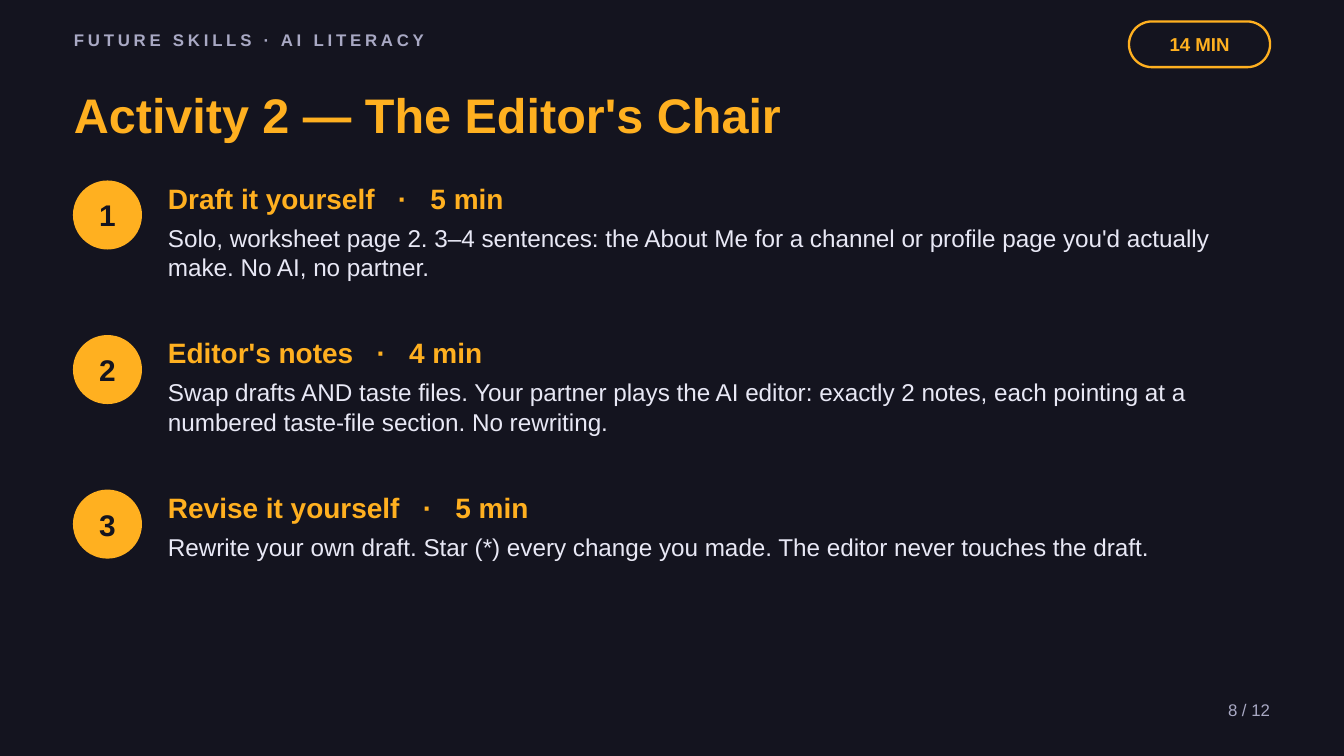
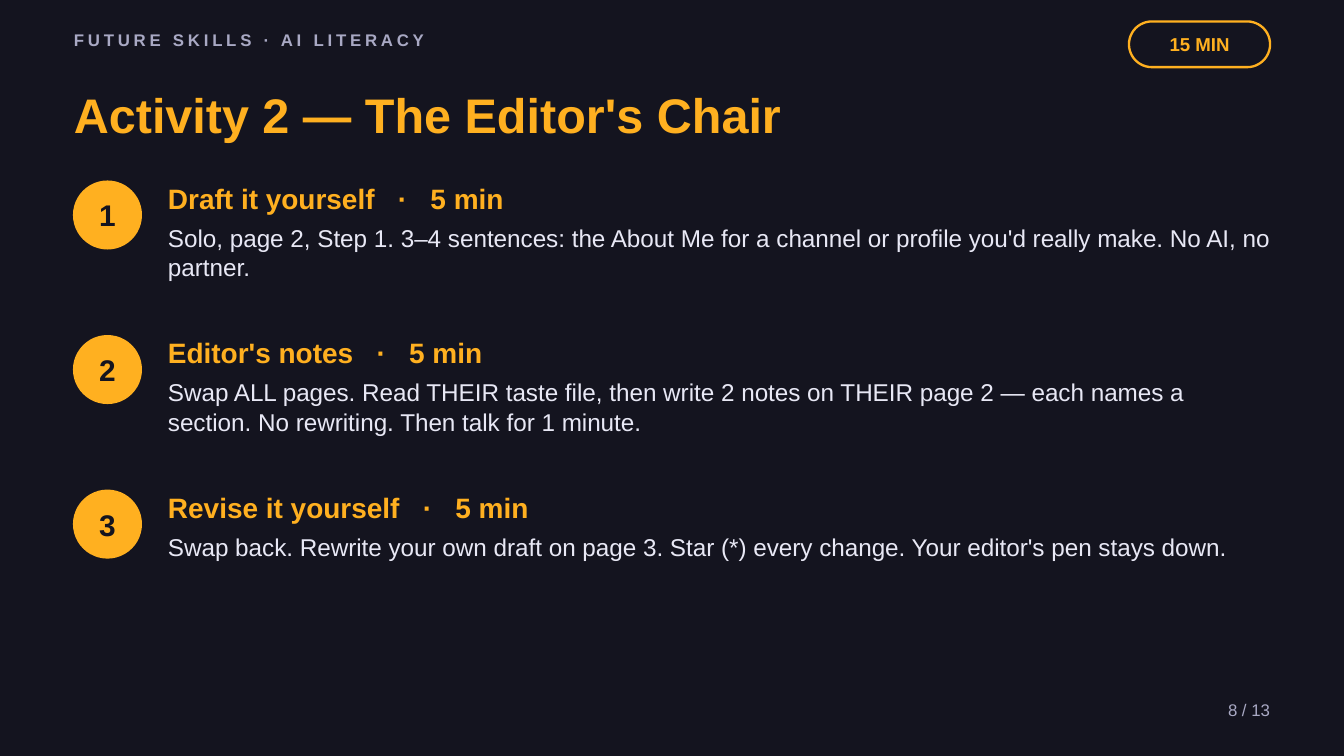
Before and after one commit to phiunit/tptphi, a slide deck: slide 8 of products/ai-taste-file/dist/Teach AI Your Taste - Slides.pptx. Drawn at 1344x756 pixels with LibreOffice and Linux fonts; fonts in the diff are those of the drawing. Boxes give left, top, right and bottom in pixels: in the first picture for what was removed or moved away, otherwise in the second. Text is boxed around its words. In the diff, an @@ line names an element or a change of style, - is before the commit and + after.

```diff
--- a/products/ai-taste-file/dist/Teach AI Your Taste - Slides.pptx
+++ b/products/ai-taste-file/dist/Teach AI Your Taste - Slides.pptx
@@ text at (x1=1170, y1=38, x2=1229, y2=51): text changed @@
-14 MIN
+15 MIN
@@ text at (x1=168, y1=229, x2=1270, y2=281): text changed @@
-Solo, worksheet page 2. 3–4 sentences: the About Me for a channel or profile page you'd actually make. No AI, no partner.
+Solo, page 2, Step 1. 3–4 sentences: the About Me for a channel or profile you'd really make. No AI, no partner.
@@ text at (x1=168, y1=342, x2=482, y2=364): text changed @@
-Editor's notes · 4 min
+Editor's notes · 5 min
@@ text at (x1=168, y1=383, x2=1184, y2=436): text changed @@
-Swap drafts AND taste files. Your partner plays the AI editor: exactly 2 notes, each pointing at a numbered taste-file section. No rewriting.
+Swap ALL pages. Read THEIR taste file, then write 2 notes on THEIR page 2 — each names a section. No rewriting. Then talk for 1 minute.
@@ text at (x1=168, y1=538, x2=1227, y2=561): text changed @@
-Rewrite your own draft. Star (*) every change you made. The editor never touches the draft.
+Swap back. Rewrite your own draft on page 3. Star (*) every change. Your editor's pen stays down.
@@ text at (x1=1228, y1=704, x2=1270, y2=716): text changed @@
-8 / 12
+8 / 13
```
Also in this commit, not shown: 11 other slides changed, 1 slide added, 34 other files.
